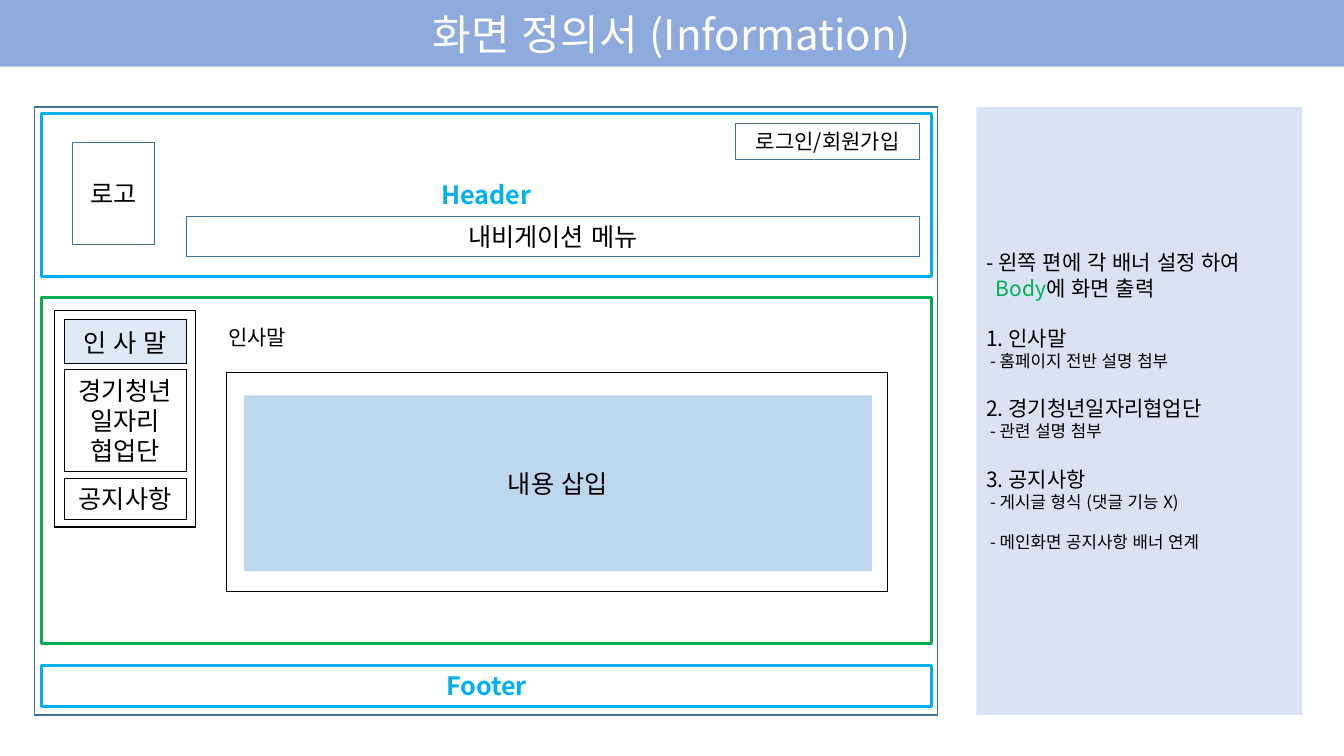
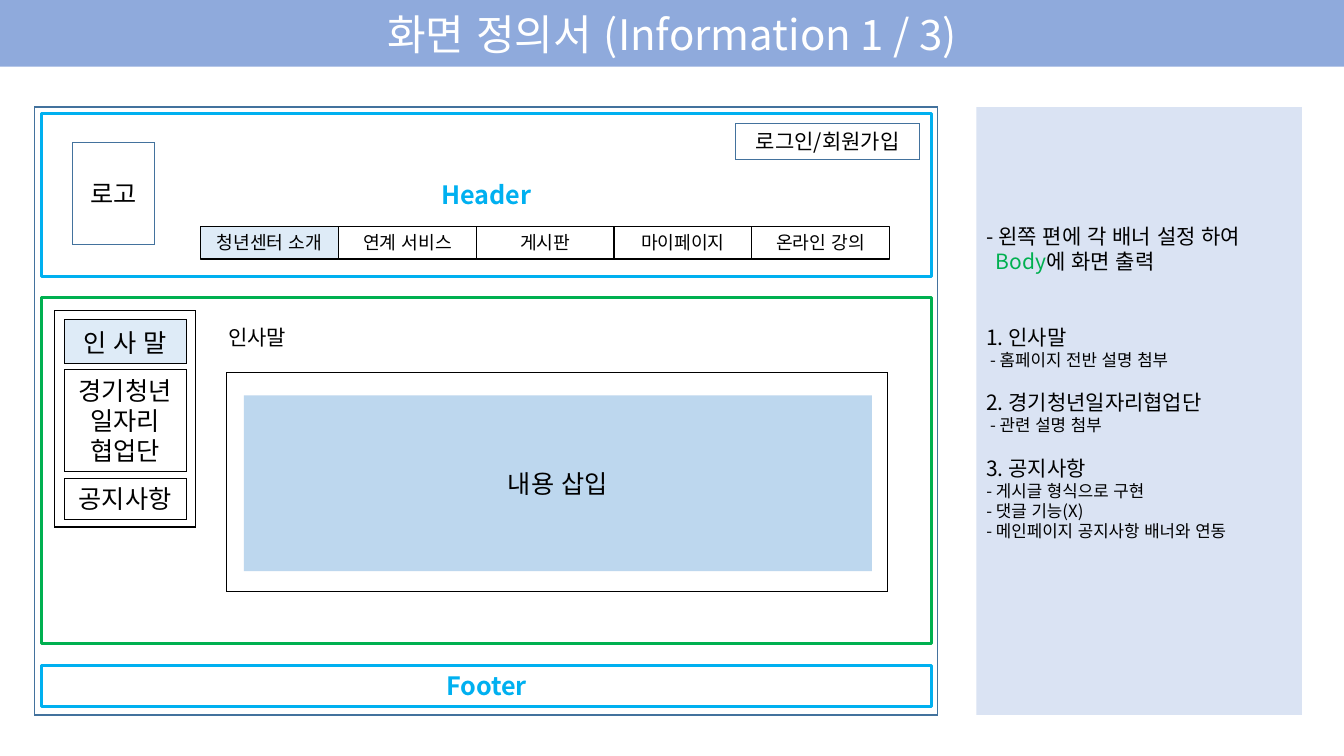
Before and after one commit to EODOHA/Youth_Project, a slide deck: slide 5 of 2조 프로젝트.pptx (slide 4 before the commit). Drawn at 1344x756 pixels with LibreOffice and Linux fonts; fonts in the diff are those of the drawing. Boxes give left, top, right and bottom in pixels: in the first picture for what was removed or moved away, otherwise in the second. Text is boxed around its words. In the diff, an @@ line names an element or a change of style, - is before the commit and + after.

```diff
--- a/2조 프로젝트.pptx
+++ b/2조 프로젝트.pptx
@@ text in rectangle at (387, 15, 956, 58): text changed @@
-화면 정의서 (Information)
+화면 정의서 (Information 1 / 3)
@@ rectangle removed at (187, 217, 920, 257) @@
-내비게이션 메뉴
@@ group added at (201, 227, 890, 259): 5 rectangles @@
+청년센터 소개
+연계 서비스
+게시판
+마이페이지
+온라인 강의
@@ text in rectangle at (996, 483, 1226, 539): text changed @@
-- 게시글 형식 (댓글 기능 X)
-- 메인화면 공지사항 배너 연계
+- 게시글 형식으로 구현
+- 댓글 기능(X)
+- 메인페이지 공지사항 배너와 연동
```
Also in this commit, not shown: 8 other slides changed, 27 slides added.
